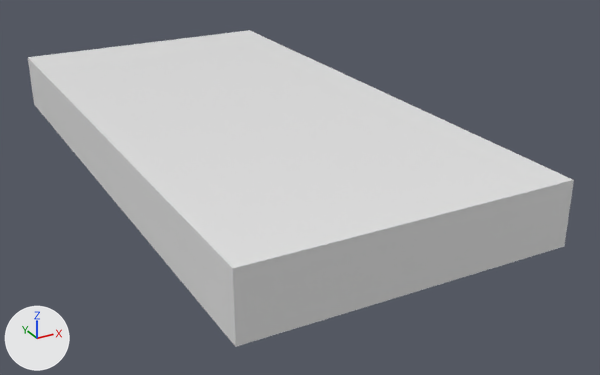
A saved change to the Blender file Resources/grid/grid.blend.
Both versions are drawn from a 50 mm lens placed at (-11.29, -24.42, 9.76), pointed at (1.06, -1.98, -1.46). The lights are fixed; the arrows at lower left show +X, +Y and +Z.
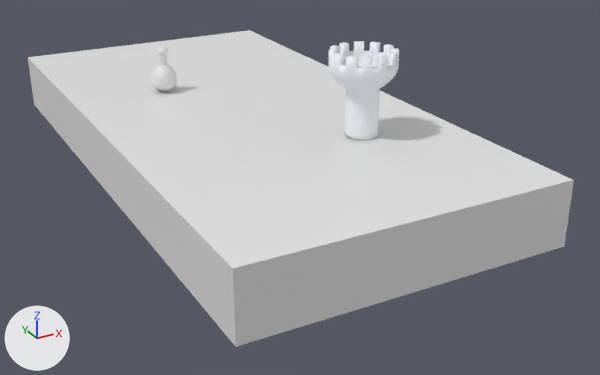
Changed parts and their boxes (x1, y1, x2, y2) in the pictures (600 x 375 px):
'Surface', added: after (328, 41, 399, 140)
'Sphere', added: after (151, 47, 177, 91)

The change, as a list of edits to the scene's bpy script:
```text
Add img_material_001_base_color:
    img_material_001_base_color = load_image('Material.001 Base Color', '_unpacked/Material.001_Base_Color', 1024, 1024, 'sRGB')
Add mat_material_001:
    mat_material_001 = principled_material('Material.001')
    mat_material_001.texture = img_material_001_base_color
Add me_sphere:
    me_sphere.from_pydata(...)  # 610 vertices, 640 faces; spans x -0.45..0.45, y -0.47..0.47, z 0.0..1.58
Add me_surface:
    me_surface.from_pydata(...)  # 1848 vertices, 1754 faces; spans x -1.03..1.03, y -1.03..1.03, z 0.0..2.64
    me_surface.polygons.foreach_set('use_smooth', [True] * 1754)
    me_surface.materials.append(mat_material_001)  # picture img_material_001_base_color
Add ob_sphere:
    ob_sphere = bpy.data.objects.new('Sphere', me_sphere)
    ob_sphere.location = (-1.74, 2.88, 1.02)
Add ob_surface:
    ob_surface = bpy.data.objects.new('Surface', me_surface)
    ob_surface.location = (1.91, -4.31, 1.03)
```
